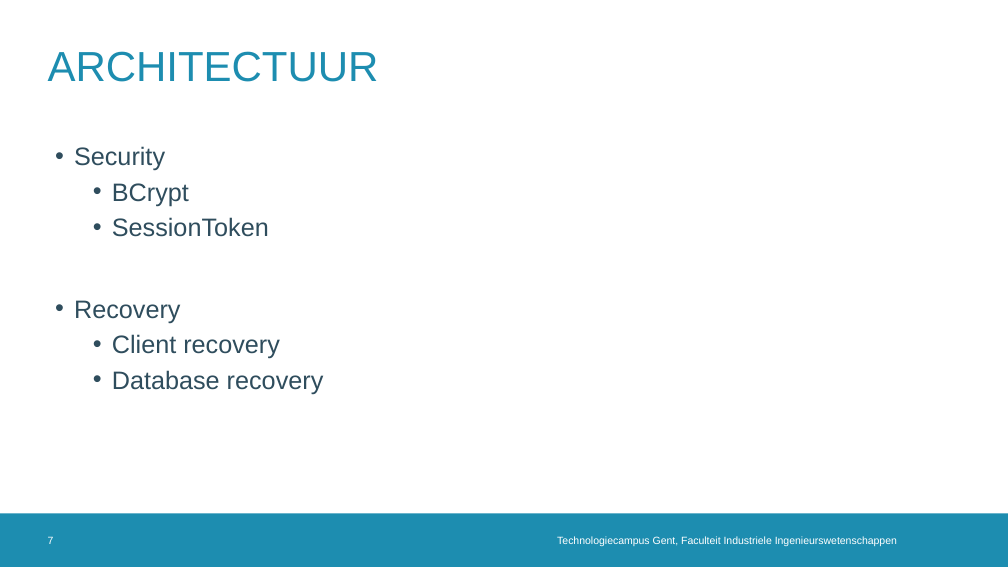
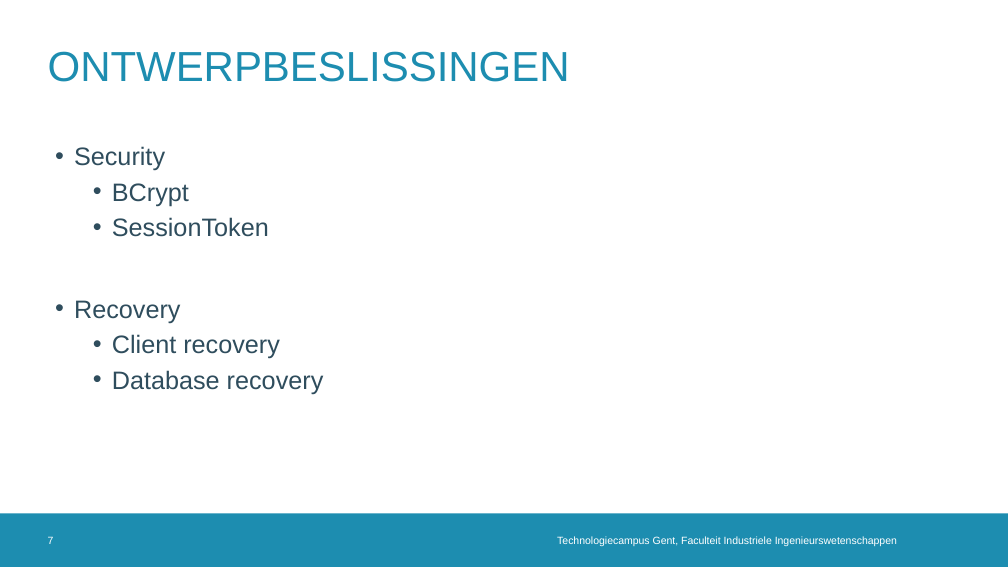
Before and after one commit to Pieterism/UNO, a slide deck: slide 7 of Documents/presentatie UNO.pptx. Drawn at 1008x567 pixels with LibreOffice and Linux fonts; fonts in the diff are those of the drawing; background and template pictures are left out. Boxes give left, top, right and bottom in pixels: in the first picture for what was removed or moved away, otherwise in the second. Text is boxed around its words. In the diff, an @@ line names an element or a change of style, - is before the commit and + after.

```diff
--- a/Documents/presentatie UNO.pptx
+++ b/Documents/presentatie UNO.pptx
@@ title at (x1=48, y1=51, x2=570, y2=82): text changed @@
-ARCHITECTUUR
+ONTWERPBESLISSINGEN
```
Also in this commit, not shown: 3 other files.
